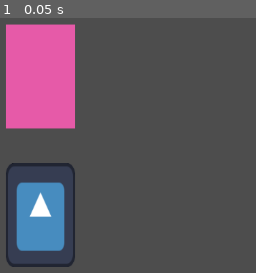
Above: before the commit, frame 1.
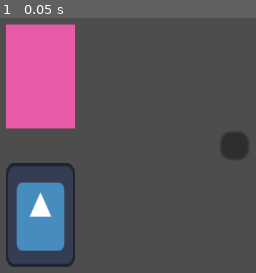
Above: after the commit, the same moment.

Repository: jaoc1811/card-game-jam
Game: Godot game, scene res://Scenes/jo.tscn
Two runs of this game, one before a commit and one after it. Both use one fixed random seed, a clock stepped at 60 frames per second and the inputs below. The engine's default icon, where the game draws it, is replaced by a stand-in: a white triangle on a blue panel in a dark square.
Inputs:
- Up to frame 1 (0.05 s): no input

The runs differ from the first frame. In frame 1, 0.9% of the frame differs, in the area x 86-97%, y 45-56%.

Commit message:
feat: created start_turn and end_turn animations

Diff:
--- a/Scenes/jo.tscn
+++ b/Scenes/jo.tscn
@@ -1,8 +1,8 @@
 [gd_scene load_steps=4 format=3 uid="uid://d1kjak70pkeyf"]
 
 [ext_resource type="Script" path="res://scripts/hand.gd" id="1_2yb36"]
-[ext_resource type="PackedScene" uid="uid://b4fxyppywr8fx" path="res://scenes/card.tscn" id="1_y21kq"]
-[ext_resource type="PackedScene" uid="uid://dqr0duh0wktdr" path="res://scenes/deck.tscn" id="3_ji3t1"]
+[ext_resource type="PackedScene" uid="uid://b4fxyppywr8fx" path="res://Scenes/card.tscn" id="1_y21kq"]
+[ext_resource type="PackedScene" uid="uid://dqr0duh0wktdr" path="res://Scenes/deck.tscn" id="3_ji3t1"]
 
 [node name="JO" type="Node2D"]
 
@@ -12,11 +12,14 @@
 [node name="deck" parent="." instance=ExtResource("3_ji3t1")]
 z_index = -1
 
-[node name="Hand" type="Node2D" parent="."]
+[node name="Hand" type="Node2D" parent="." node_paths=PackedStringArray("cards", "start_turn_position", "end_turn_position")]
 position = Vector2(0, 40)
 script = ExtResource("1_2yb36")
+cards = [NodePath("Card"), NodePath("Card2"), NodePath("Card3"), NodePath("Card4")]
 cards_positions = Array[Vector2]([Vector2(-20, 0), Vector2(-5, -2), Vector2(8, -2), Vector2(20, 0)])
 cards_rotations = Array[int]([-10, -5, 5, 10])
+start_turn_position = NodePath("../StartTurnPosition")
+end_turn_position = NodePath("../EndTurnPosition")
 
 [node name="Card" parent="Hand" instance=ExtResource("1_y21kq")]
 
@@ -25,3 +28,17 @@
 [node name="Card3" parent="Hand" instance=ExtResource("1_y21kq")]
 
 [node name="Card4" parent="Hand" instance=ExtResource("1_y21kq")]
+
+[node name="StartTurnPosition" type="Node2D" parent="."]
+position = Vector2(140, 0)
+
+[node name="EndTurnPosition" type="Node2D" parent="."]
+position = Vector2(-140, 0)
+
+[node name="Button" type="Button" parent="."]
+offset_left = 52.0
+offset_top = 16.0
+offset_right = 60.0
+offset_bottom = 24.0
+
+[connection signal="pressed" from="Button" to="Hand" method="_on_button_pressed"]
--- a/scripts/hand.gd
+++ b/scripts/hand.gd
@@ -3,15 +3,39 @@
 @export var cards: Array[Node2D] = []
 @export var cards_positions: Array[Vector2]
 @export var cards_rotations: Array[int]
+@export var start_turn_position: Node2D
+@export var end_turn_position: Node2D
 
 
 func deal_card(card_index: int):
-	await get_tree().create_timer(0.1).timeout
-	var tween = get_tree().create_tween()
 	var slot_position = cards_positions[card_index]
 	var slot_rotation = cards_rotations[card_index]
 	cards[card_index].slot_position = slot_position
 	cards[card_index].slot_rotation = slot_rotation
-	tween.tween_property(cards[card_index], "position", slot_position, 0.1).set_ease(Tween.EASE_OUT)
-	tween.tween_property(cards[card_index], "rotation_degrees", slot_rotation, 0.1).set_ease(Tween.EASE_OUT)
+	await set_card_position_and_rotation(cards[card_index], slot_position, slot_rotation)
 	cards[card_index].is_draggable = true
+
+
+func set_card_position_and_rotation(card: Node2D, position: Vector2, rotation: int):
+	await get_tree().create_timer(0.1).timeout
+	var tween = get_tree().create_tween()
+	tween.tween_property(card, "position", position, 0.1).set_ease(Tween.EASE_OUT)
+	tween.tween_property(card, "rotation_degrees", rotation, 0.1).set_ease(Tween.EASE_OUT)
+
+
+func start_turn():
+	for card in cards:
+		card.position = start_turn_position.position
+	for card_index in len(cards):
+		await deal_card(card_index)
+
+
+func end_turn():
+	for card_index in len(cards):
+		await set_card_position_and_rotation(cards[card_index], end_turn_position.position, 0)
+
+
+func _on_button_pressed() -> void:
+	start_turn()
+	await get_tree().create_timer(2).timeout
+	end_turn()
